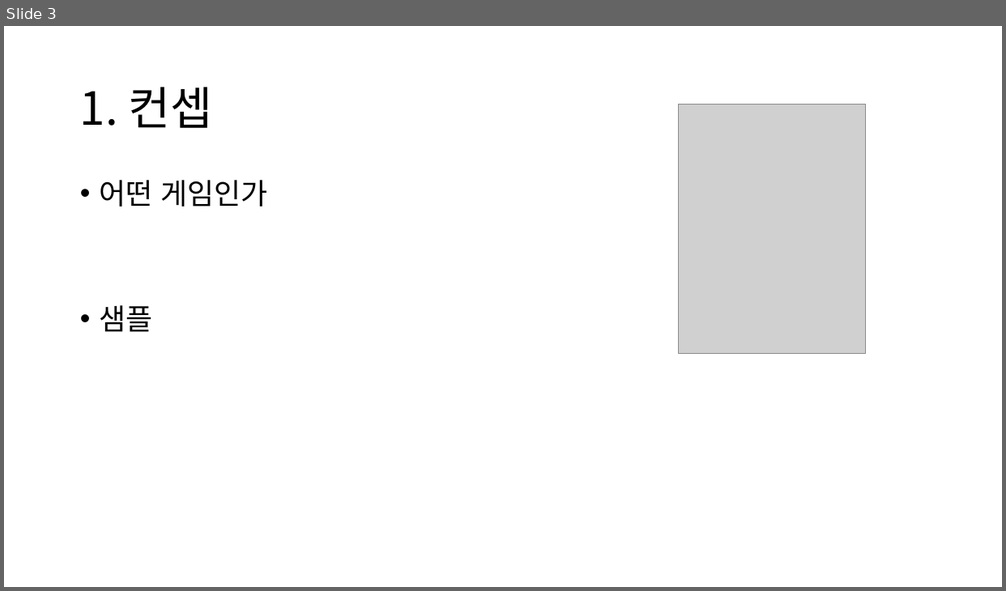
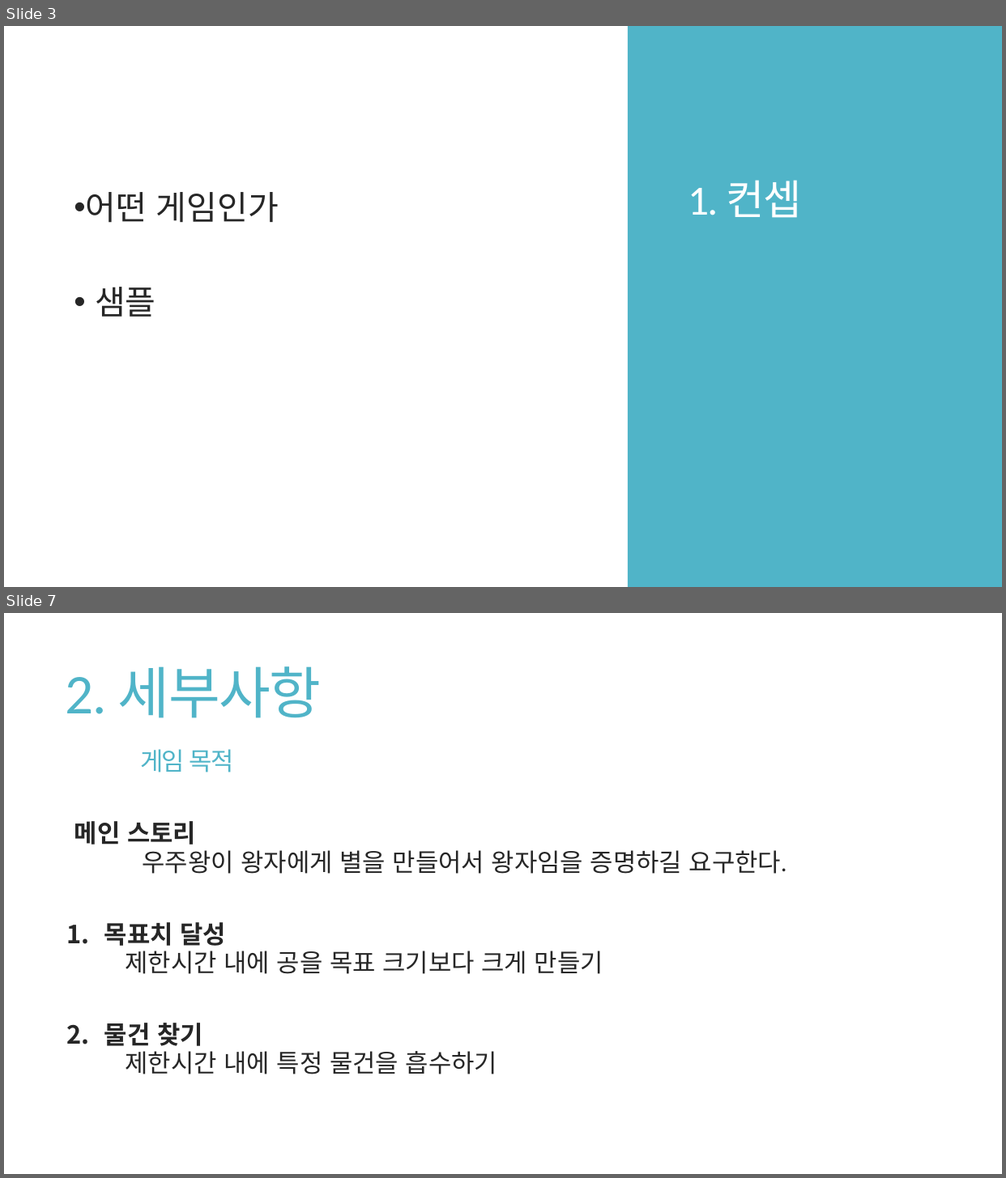
Before and after one commit to Niiok/inha_2021, a slide deck: RollBall/roll_ball.pptx. Shown one above the other, each under a label of ours: slide 3 before the commit, slides 3 and 7 after it; the slides between them are not shown. The pictures are 1006x591 and 1006x1178 pixels, drawn with LibreOffice and Linux fonts; fonts in the diff are those of the drawing; grey boxes stand for pictures. Boxes give left, top, right and bottom in pixels: in the first picture for what was removed or moved away, otherwise in the second. Text is boxed around its words. In the diff, an @@ line names an element or a change of style, - is before the commit and + after.

```diff
--- a/RollBall/roll_ball.pptx
+++ b/RollBall/roll_ball.pptx
@@ slide 7 added at (x1=4, y1=613, x2=1002, y2=1174), background #FFFFFF @@
@@ title added at (x1=66, y1=666, x2=321, y2=773), 54 pt, text #50B4C8 @@
+2. 세부사항
+게임 목적
@@ text added at (x1=74, y1=821, x2=787, y2=1075), 24 pt, text #262626 @@
+  메인 스토리
+  우주왕이 왕자에게 별을 만들어서 왕자임을 증명하길 요구한다.
+1. 목표치 달성
+    제한시간 내에 공을 목표 크기보다 크게 만들기
+2. 물건 찾기
+    제한시간 내에 특정 물건을 흡수하기
@@ slide 3 changed as well @@
@@ rectangle added at (x1=628, y1=26, x2=1002, y2=587), fill #50B4C8 @@
@@ title "1. 컨셉" moved from (x1=80, y1=87, x2=213, y2=128) to (x1=688, y1=180, x2=802, y2=218) @@
@@ title "1. 컨셉" at (x1=688, y1=180, x2=802, y2=218): size 44 to 40 pt, font Noto Sans CJK KR to Calibri, text colour #000000 to #FFFFFF, letter spacing 0 to -1.2 pt; line spacing 0.9 to 0.85; vertical alignment middle to bottom @@
@@ text "어떤 게임인가" moved from (x1=99, y1=180, x2=267, y2=332) to (x1=86, y1=192, x2=279, y2=317) @@
@@ text "어떤 게임인가" at (x1=86, y1=192, x2=279, y2=317): size 28 to 32 pt, font Noto Sans CJK KR to Calibri, text colour #000000 to #262626; indent changed; line spacing 0.9 to 0.85; more space between paragraphs @@
@@ picture removed at (x1=679, y1=104, x2=866, y2=353) @@
```
Also in this commit, not shown: 5 other slides changed, 9 other slides added, 1 slide removed.
